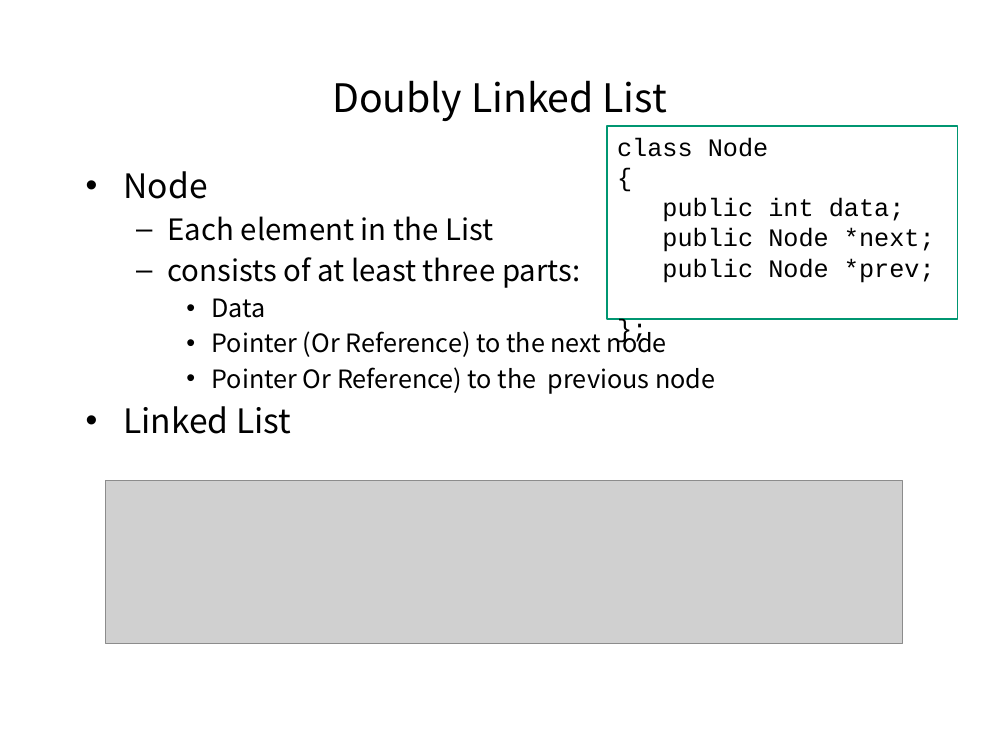
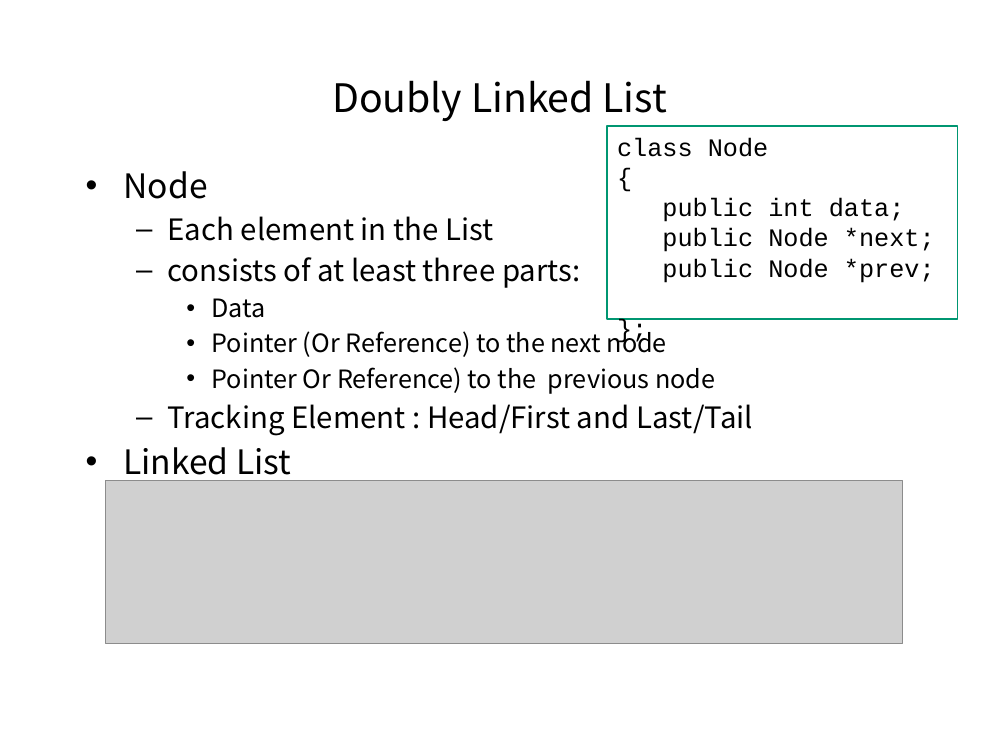
Before and after one commit to pankajfri/Training-Materials, a slide deck: slide 13 of Objected Oriented Programming Concepts Using C++ & Data Structures/Data Structures.pptx (slide 10 before the commit). Drawn at 1008x756 pixels with LibreOffice and Linux fonts; fonts in the diff are those of the drawing; grey boxes stand for pictures; background and template pictures are left out. Boxes give left, top, right and bottom in pixels: in the first picture for what was removed or moved away, otherwise in the second. Text is boxed around its words. In the diff, an @@ line names an element or a change of style, - is before the commit and + after.

```diff
--- a/Objected Oriented Programming Concepts Using C++ & Data Structures/Data Structures.pptx
+++ b/Objected Oriented Programming Concepts Using C++ & Data Structures/Data Structures.pptx
@@ text at (168, 404, 753, 436): paragraph added @@
+  – Tracking Element : Head/First and Last/Tail
```
Also in this commit, not shown: 6 other slides changed, 3 slides added, 1 slide removed, 5 other files.
